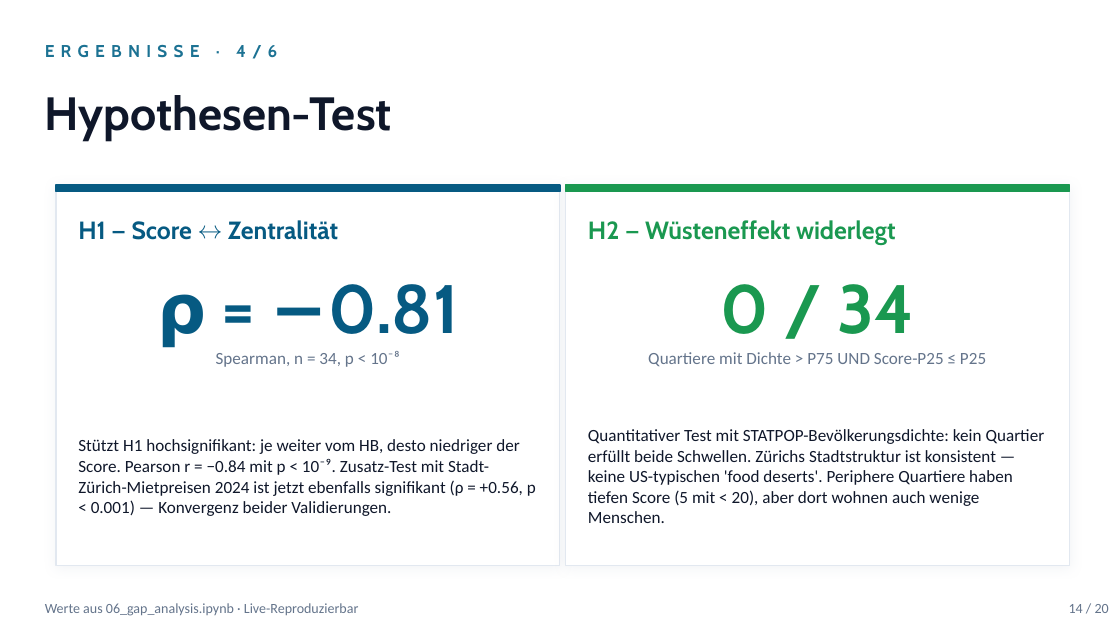
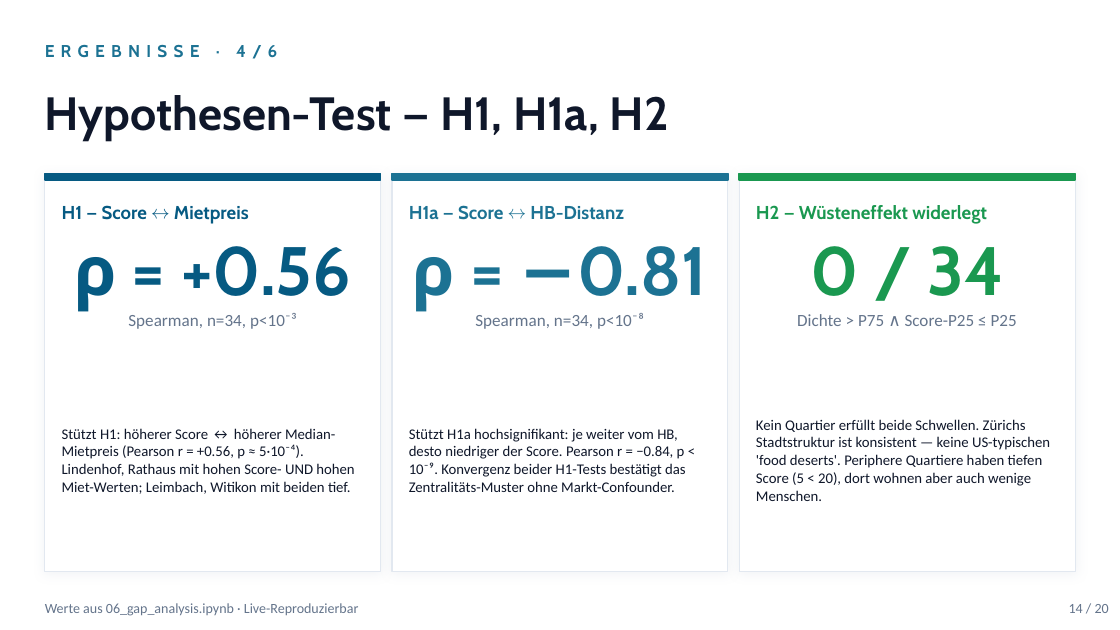
Before and after one commit to sanirmem/zh15min, a slide deck: slide 14 of reports/zh15min_slides.pptx. Drawn at 1120x630 pixels with LibreOffice and Linux fonts; fonts in the diff are those of the drawing. Boxes give left, top, right and bottom in pixels: in the first picture for what was removed or moved away, otherwise in the second. Text is boxed around its words. In the diff, an @@ line names an element or a change of style, - is before the commit and + after.

```diff
--- a/reports/zh15min_slides.pptx
+++ b/reports/zh15min_slides.pptx
@@ text at (45, 95, 668, 142): text changed @@
-Hypothesen-Test
+Hypothesen-Test — H1, H1a, H2
@@ rectangle: place and size @@
-rectangle at (56, 185, 560, 566)
+rectangle at (45, 174, 381, 571)
@@ rectangle: place and size @@
-rectangle at (56, 185, 560, 192)
+rectangle at (45, 174, 381, 180)
@@ rectangle added at (392, 174, 728, 571), fill #FFFFFF, outline #E2E8F0 0.75 pt @@
@@ rectangle added at (392, 174, 728, 180), fill #1C7293, outline #1C7293 1 pt @@
@@ rectangle: place and size @@
-rectangle at (566, 185, 1070, 566)
+rectangle at (739, 174, 1075, 571)
@@ rectangle: place and size @@
-rectangle at (566, 185, 1070, 192)
+rectangle at (739, 174, 1075, 180)
@@ text at (62, 205, 249, 224): text changed; size 16 to 12 pt @@
-H1 — Score ↔ Zentralität
+H1 — Score ↔ Mietpreis
@@ text added at (409, 205, 624, 220), 12 pt, text #1C7293, bold @@
+H1a — Score ↔ HB-Distanz
@@ text "H2 — Wüsteneffekt widerlegt": place and size @@
-text "H2 — Wüsteneffekt widerlegt" at (588, 220, 896, 245)
+text "H2 — Wüsteneffekt widerlegt" at (756, 205, 987, 224)
@@ text "H2 — Wüsteneffekt widerlegt" at (756, 205, 987, 224): size 16 to 12 pt @@
@@ text added at (74, 246, 351, 312), 44 pt, text #065A82, bold @@
+ρ = +0.56
@@ text "ρ = −0.81": place and size @@
-text "ρ = −0.81" at (157, 284, 458, 348)
+text "ρ = −0.81" at (413, 246, 707, 312)
@@ text "ρ = −0.81" at (413, 246, 707, 312): text colour #065A82 to #1C7293 @@
@@ text "0 / 34": place and size @@
-text "0 / 34" at (721, 284, 915, 334)
+text "0 / 34" at (810, 246, 1004, 296)
@@ text added at (128, 313, 297, 329), 11 pt, text #64748B @@
+Spearman, n=34, p<10⁻³
@@ text at (475, 313, 644, 329): spaces changed @@
-Spearman, n = 34, p < 10⁻⁸
+Spearman, n=34, p<10⁻⁸
@@ text at (797, 314, 1017, 326): text changed @@
-Quartiere mit Dichte > P75 UND Score-P25 ≤ P25
+Dichte > P75 ∧ Score-P25 ≤ P25
@@ text at (756, 419, 1050, 501): text changed; size 11 to 9.5 pt @@
-Quantitativer Test mit STATPOP-Bevölkerungsdichte: kein Quartier erfüllt beide Schwellen. Zürichs Stadtstruktur ist konsistent — keine US-typischen 'food deserts'. Periphere Quartiere haben tiefen Score (5 mit < 20), aber dort wohnen auch wenige Menschen.
+Kein Quartier erfüllt beide Schwellen. Zürichs Stadtstruktur ist konsistent — keine US-typischen 'food deserts'. Periphere Quartiere haben tiefen Score (5 < 20), dort wohnen aber auch wenige Menschen.
@@ text added at (62, 428, 354, 494), 9.5 pt, text #0F172A @@
+Stützt H1: höherer Score ↔ höherer Median-Mietpreis (Pearson r = +0.56, p ≈ 5·10⁻⁴). Lindenhof, Rathaus mit hohen Score- UND hohen Miet-Werten; Leimbach, Witikon mit beiden tief.
@@ text at (409, 428, 686, 492): text changed; size 11 to 9.5 pt @@
-Stützt H1 hochsignifikant: je weiter vom HB, desto niedriger der Score. Pearson r = −0.84 mit p < 10⁻⁹. Zusatz-Test mit Stadt-Zürich-Mietpreisen 2024 ist jetzt ebenfalls signifikant (ρ = +0.56, p < 0.001) — Konvergenz beider Validierungen.
+Stützt H1a hochsignifikant: je weiter vom HB, desto niedriger der Score. Pearson r = −0.84, p < 10⁻⁹. Konvergenz beider H1-Tests bestätigt das Zentralitäts-Muster ohne Markt-Confounder.
```
Also in this commit, not shown: 2 other slides changed, 15 other files.
